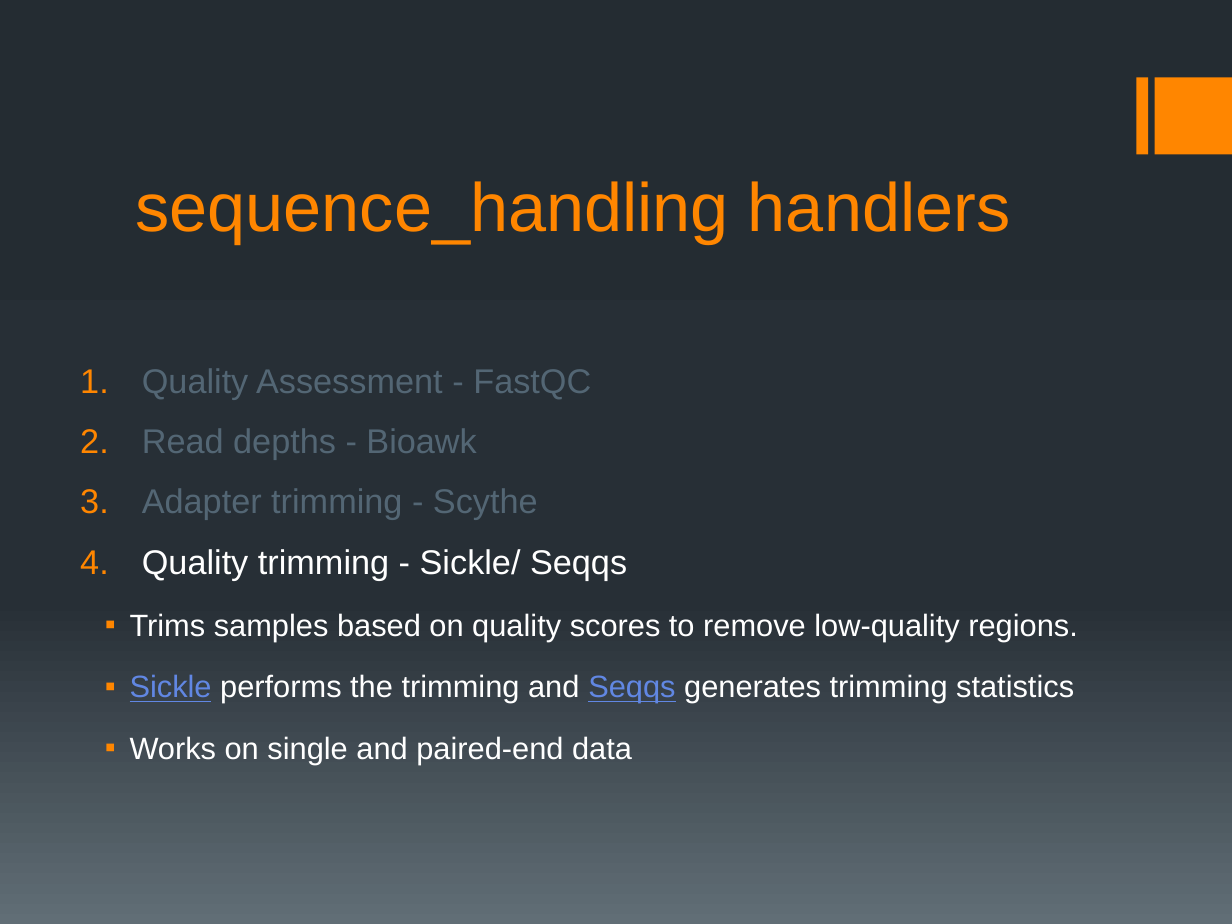
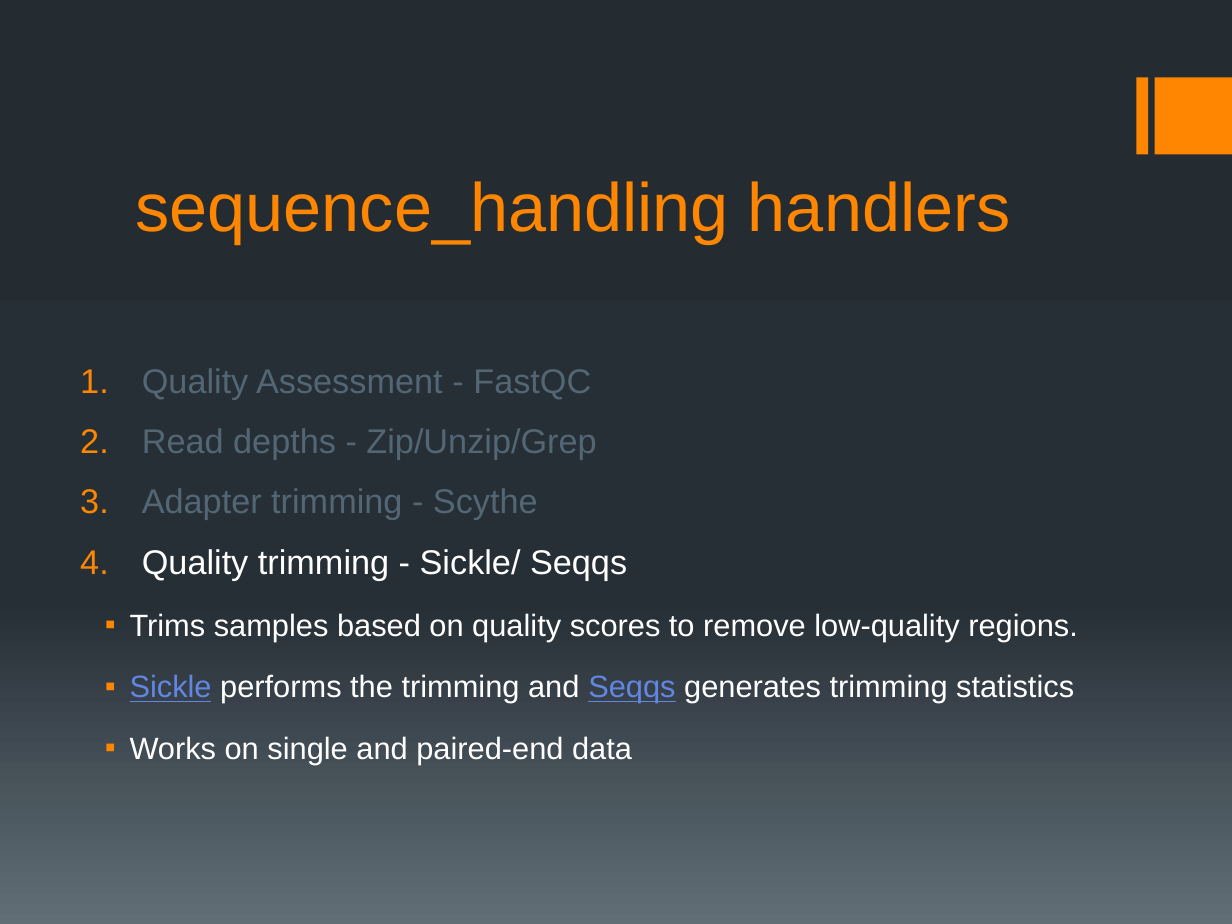
Before and after one commit to MorrellLAB/DoesNaughtCompute, a slide deck: slide 15 of Sequence_Handling/DoesNaughtCompute_SeqHandling_Dec052016.pptx. Drawn at 1232x924 pixels with LibreOffice and Linux fonts; fonts in the diff are those of the drawing. Boxes give left, top, right and bottom in pixels: in the first picture for what was removed or moved away, otherwise in the second. Text is boxed around its words. In the diff, an @@ line names an element or a change of style, - is before the commit and + after.

```diff
--- a/Sequence_Handling/DoesNaughtCompute_SeqHandling_Dec052016.pptx
+++ b/Sequence_Handling/DoesNaughtCompute_SeqHandling_Dec052016.pptx
@@ text at (142, 428, 596, 460): text changed @@
-  2. Read depths - Bioawk
+  2. Read depths - Zip/Unzip/Grep
```
Also in this commit, not shown: 2 other slides changed, 1 slide added.
